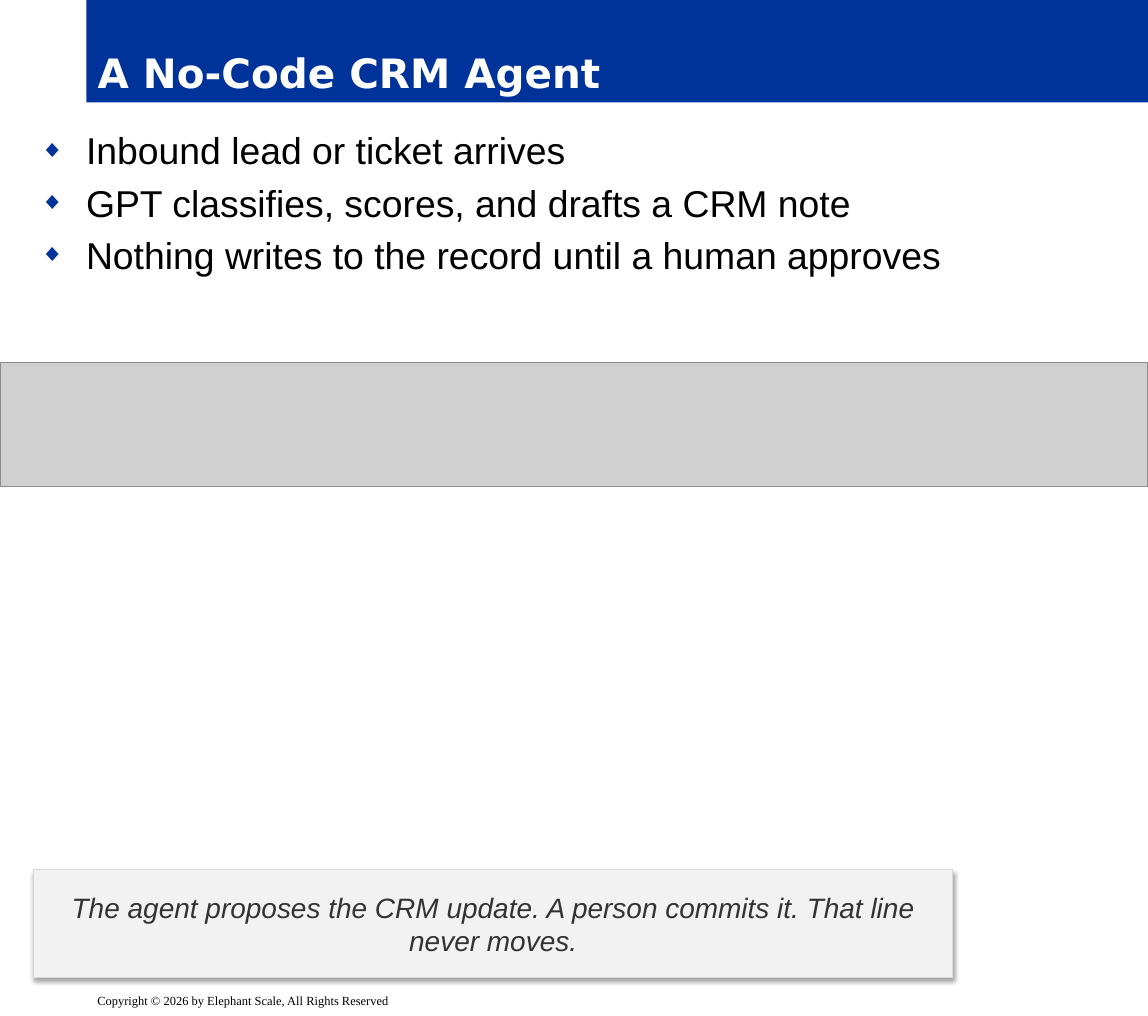
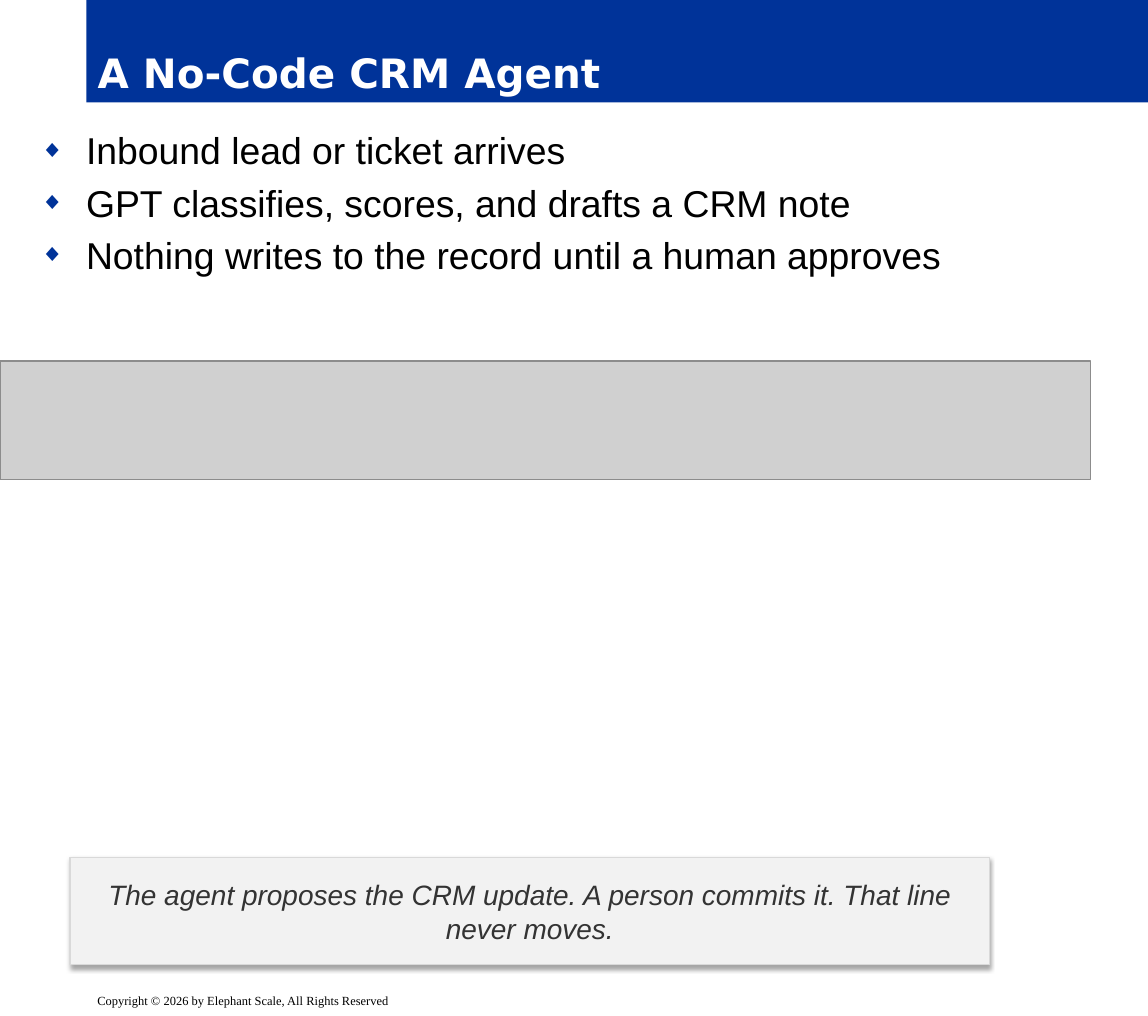
Before and after one commit to elephantscale/Building-Agentic-AI, a slide deck: slide 13 of slides/release/08-low-code-agents.pptx (slide 11 before the commit). Drawn at 1148x1016 pixels with LibreOffice and Linux fonts; fonts in the diff are those of the drawing; grey boxes stand for pictures; background and template pictures are left out. Boxes give left, top, right and bottom in pixels: in the first picture for what was removed or moved away, otherwise in the second. Text is boxed around its words. In the diff, an @@ line names an element or a change of style, - is before the commit and + after.

```diff
--- a/slides/release/08-low-code-agents.pptx
+++ b/slides/release/08-low-code-agents.pptx
@@ picture: place and size @@
-picture at box(1, 362, 1148, 486)
+picture at box(0, 361, 1091, 479)
@@ rectangle "The agent proposes the CRM ...": place and size @@
-rectangle "The agent proposes the CRM ..." at box(34, 870, 953, 978)
+rectangle "The agent proposes the CRM ..." at box(69, 858, 989, 965)
```
Also in this commit, not shown: 14 other slides changed.
